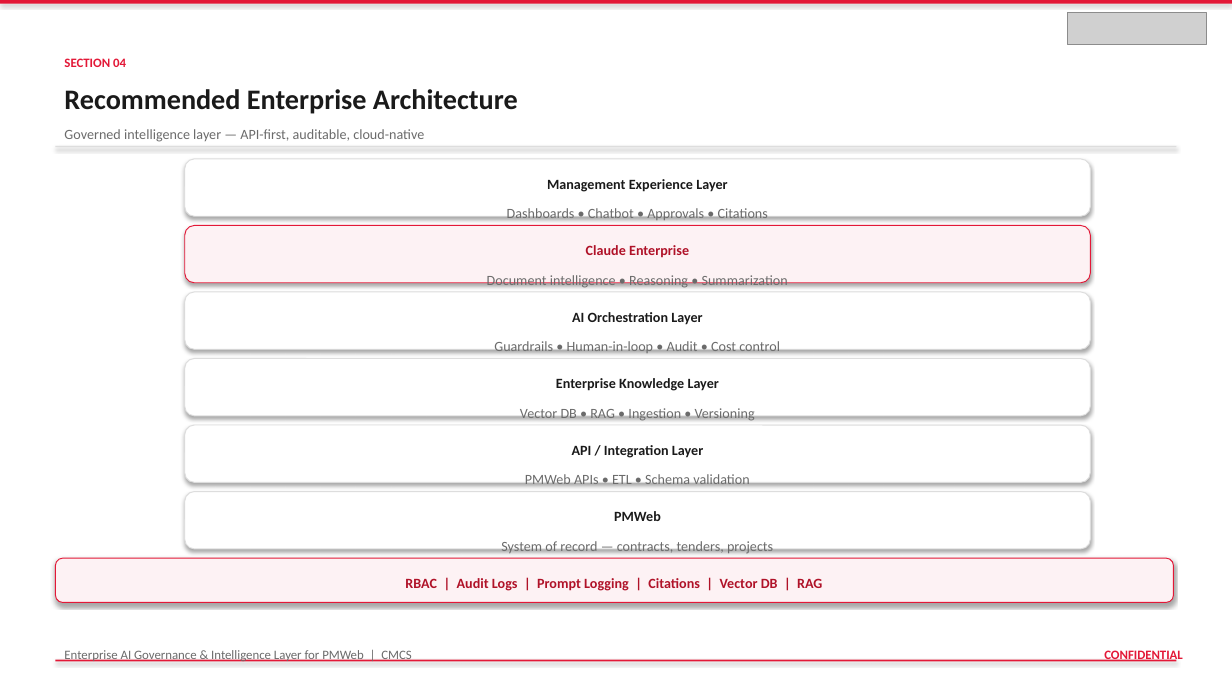
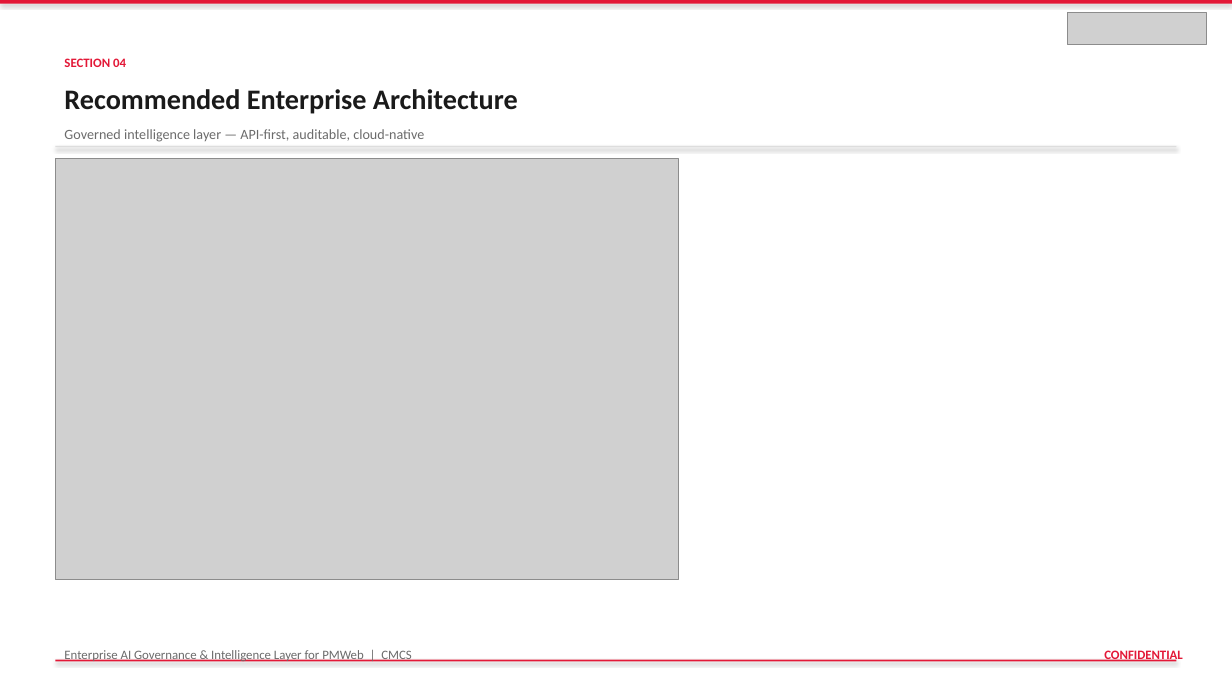
Before and after one commit to vishnushankar9024/procurehubibi, a slide deck: slide 16 of output/DAMAC_PMWeb_AI_Governance_Intelligence_Layer.pptx. Drawn at 1232x693 pixels with LibreOffice and Linux fonts; fonts in the diff are those of the drawing; grey boxes stand for pictures. Boxes give left, top, right and bottom in pixels: in the first picture for what was removed or moved away, otherwise in the second. Text is boxed around its words. In the diff, an @@ line names an element or a change of style, - is before the commit and + after.

```diff
--- a/output/DAMAC_PMWeb_AI_Governance_Intelligence_Layer.pptx
+++ b/output/DAMAC_PMWeb_AI_Governance_Intelligence_Layer.pptx
@@ picture added at [55,159,678,579] @@
@@ rounded rectangle removed at [185,159,1091,216] @@
@@ text removed at [547,179,727,192] @@
-Management Experience Layer
@@ text removed at [507,208,768,220] @@
-Dashboards • Chatbot • Approvals • Citations
@@ rounded rectangle removed at [185,226,1091,283] @@
@@ text removed at [627,216,654,235] @@
-▼
@@ text removed at [586,245,689,258] @@
-Claude Enterprise
@@ rounded rectangle removed at [185,292,1091,349] @@
@@ text removed at [487,275,788,288] @@
-Document intelligence • Reasoning • Summarization
@@ text removed at [627,283,654,301] @@
-▼
@@ text removed at [572,312,702,325] @@
-AI Orchestration Layer
@@ rounded rectangle removed at [185,359,1091,416] @@
@@ text removed at [494,341,780,353] @@
-Guardrails • Human-in-loop • Audit • Cost control
@@ text removed at [627,349,654,368] @@
-▼
@@ text removed at [556,378,719,391] @@
-Enterprise Knowledge Layer
@@ text removed at [520,408,755,421] @@
-Vector DB • RAG • Ingestion • Versioning
@@ text removed at [627,416,654,434] @@
-▼
@@ rounded rectangle removed at [185,425,1091,482] @@
@@ text removed at [572,445,703,458] @@
-API / Integration Layer
@@ text removed at [525,474,749,485] @@
-PMWeb APIs • ETL • Schema validation
@@ rounded rectangle removed at [185,492,1091,549] @@
@@ text removed at [627,482,654,501] @@
-▼
@@ text removed at [614,511,661,521] @@
-PMWeb
@@ rounded rectangle removed at [55,558,1174,603] @@
@@ text removed at [501,541,773,554] @@
-System of record — contracts, tenders, projects
@@ text removed at [405,578,822,591] @@
-RBAC | Audit Logs | Prompt Logging | Citations | Vector DB | RAG
```
Also in this commit, not shown: 4 other slides changed, 7 other files.
